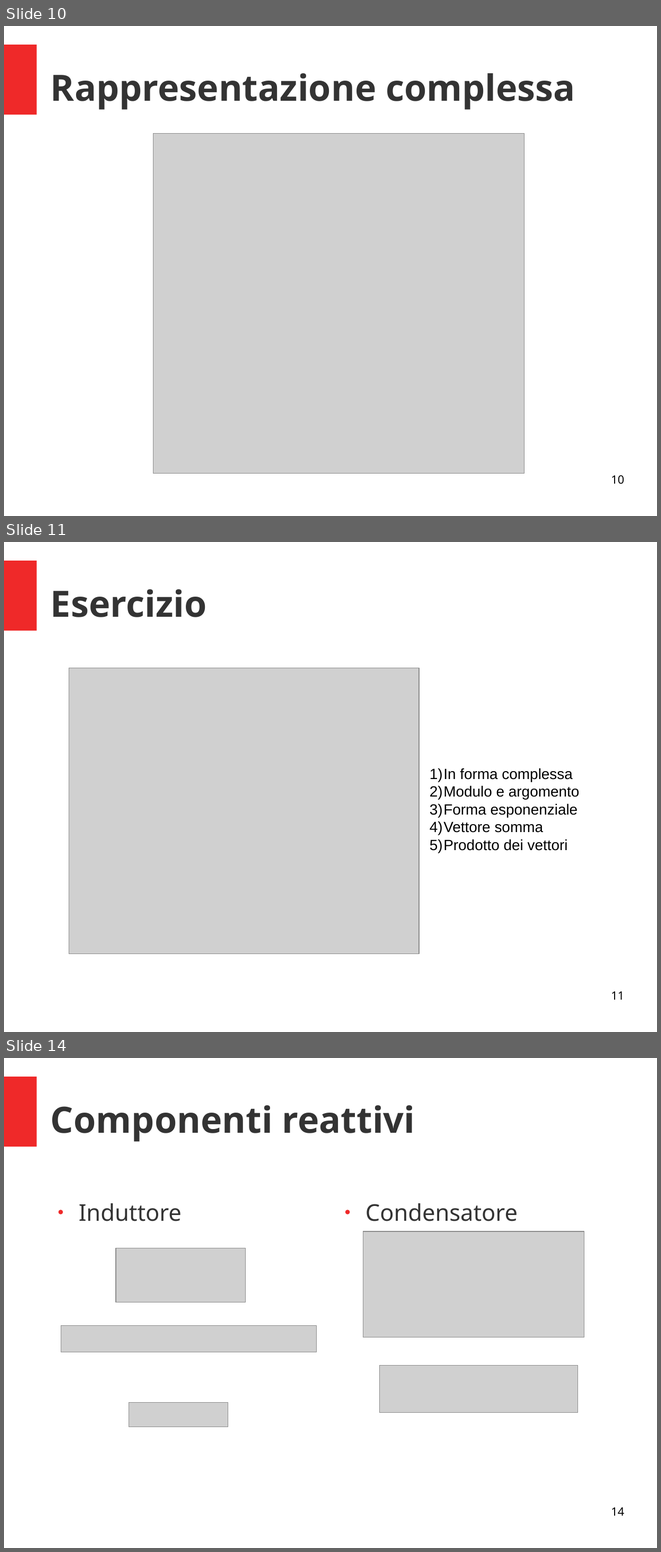
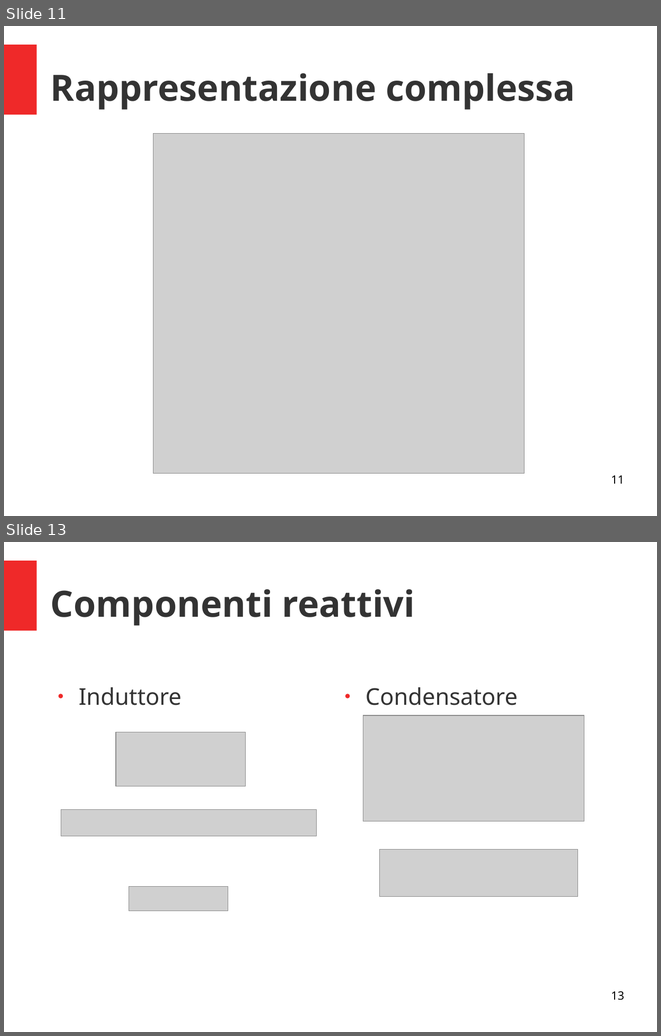
Before and after one commit to fuserale/Baronio, a slide deck: Anno 2019_2020/4A TL/2. La corrente alternata/2. La corrente alternata.odp. Shown one above the other, each under a label of ours: slides 10, 11 and 14 before the commit, slides 11 and 13 after it; the slides between them are not shown. The pictures are 661x1552 and 661x1036 pixels, drawn with LibreOffice and Linux fonts; fonts in the diff are those of the drawing; grey boxes stand for pictures. Boxes give left, top, right and bottom in pixels: in the first picture for what was removed or moved away, otherwise in the second. Text is boxed around its words. In the diff, an @@ line names an element or a change of style, - is before the commit and + after.

```diff
--- a/Anno 2019_2020/4A TL/2. La corrente alternata/2. La corrente alternata.odp
+++ b/Anno 2019_2020/4A TL/2. La corrente alternata/2. La corrente alternata.odp
@@ slide 11 removed at <box>4,542,657,1032</box>, background #FFFFFF; not listed: 1 template element that a slide beside it also shows @@
@@ title removed at <box>51,589,207,617</box> @@
-Esercizio
@@ picture removed at <box>69,668,420,954</box> @@
@@ text removed at <box>430,768,580,853</box> @@
-1) In forma complessa
-2) Modulo e argomento
-3) Forma esponenziale
-4) Vettore somma
-5) Prodotto dei vettori
@@ page number removed at <box>611,991,624,999</box> @@
-11
@@ what was slide 10 is now slide 11 @@
@@ page number at <box>611,475,624,483</box>: text changed @@
-10
+11
@@ what was slide 14 is now slide 13 @@
@@ page number at <box>611,991,624,1000</box>: text changed @@
-14
+13
```
Also in this commit, not shown: 17 slides added, 6 other slides removed, 14 other files.
